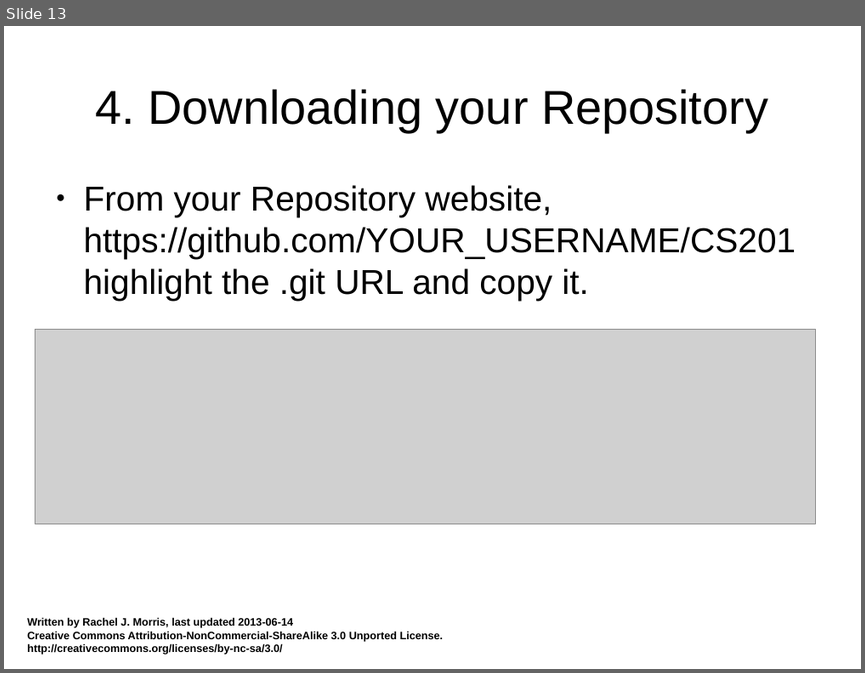
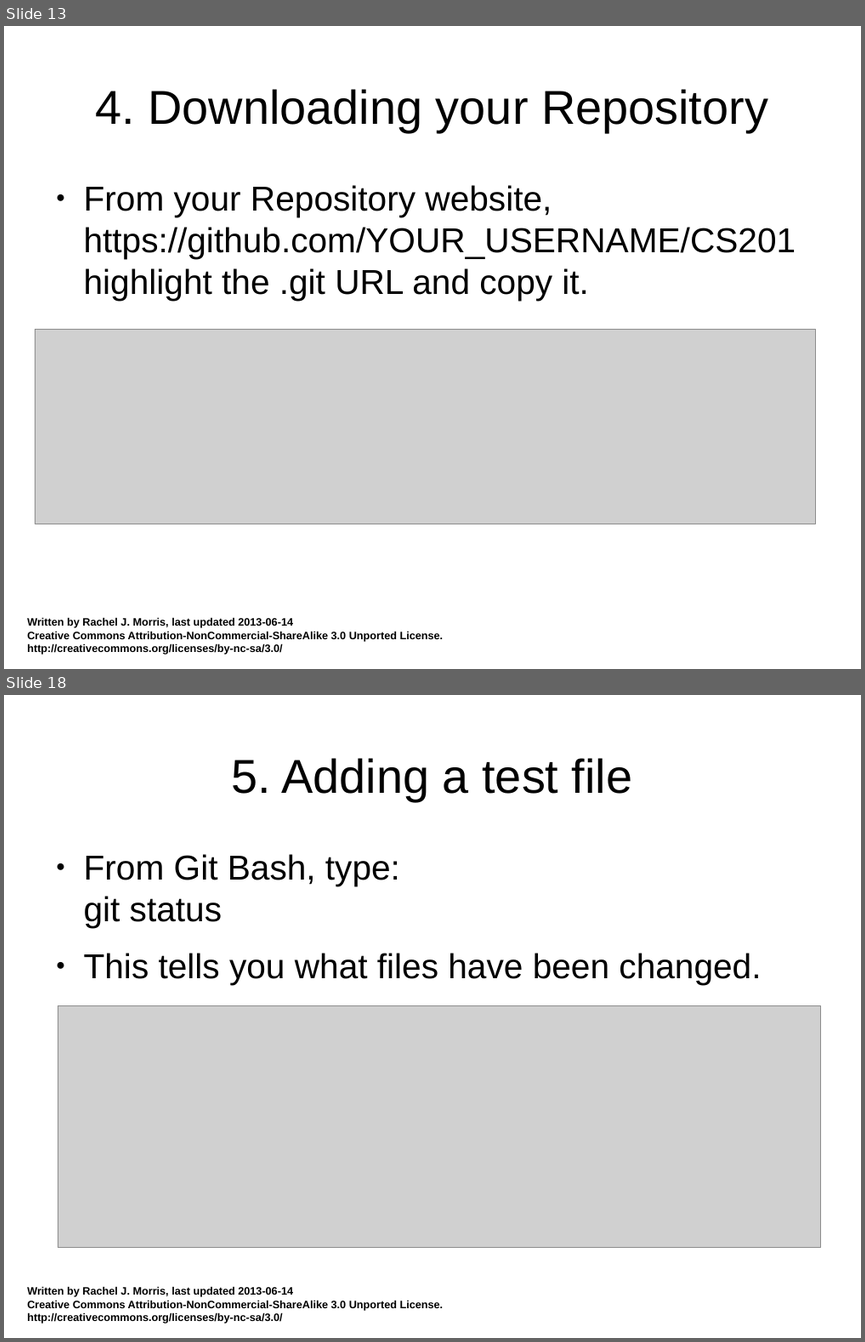
Before and after one commit to mactwist555/CPP-Course, a slide deck: Extra/How to use Git - GitBash.odp. Shown one above the other, each under a label of ours: slide 13 before the commit, slides 13 and 18 after it; the slides between them are not shown. The pictures are 865x673 and 865x1342 pixels, drawn with LibreOffice and Linux fonts; fonts in the diff are those of the drawing; grey boxes stand for pictures. Boxes give left, top, right and bottom in pixels: in the first picture for what was removed or moved away, otherwise in the second. Text is boxed around its words. In the diff, an @@ line names an element or a change of style, - is before the commit and + after.

Commit message:
Added instructions for using Git Bash / CLI
I'm not much of a CLI person, but I always prefer source control from
command line. :B

```diff
--- a/Extra/How to use Git - GitBash.odp
+++ b/Extra/How to use Git - GitBash.odp
@@ slide 18 added at bbox=[4, 695, 861, 1338], background #FFFFFF; not listed: 1 template element that a slide beside it also shows @@
@@ title added at bbox=[232, 758, 632, 801], 44 pt, text #000000 @@
+5. Adding a test file
@@ text added at bbox=[84, 854, 760, 984], 32 pt, text #000000 @@
+● From Git Bash, type:
+  git status
+● This tells you what files have been changed.
@@ picture added at bbox=[58, 1006, 821, 1247] @@
```
Also in this commit, not shown: 9 slides changed, 5 other slides added, 6 slides removed.
